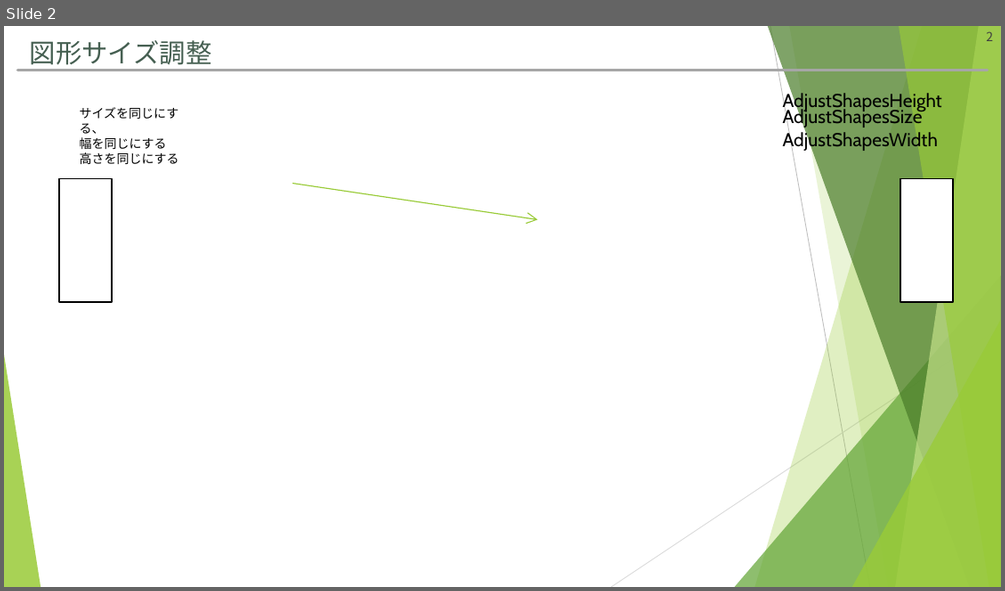
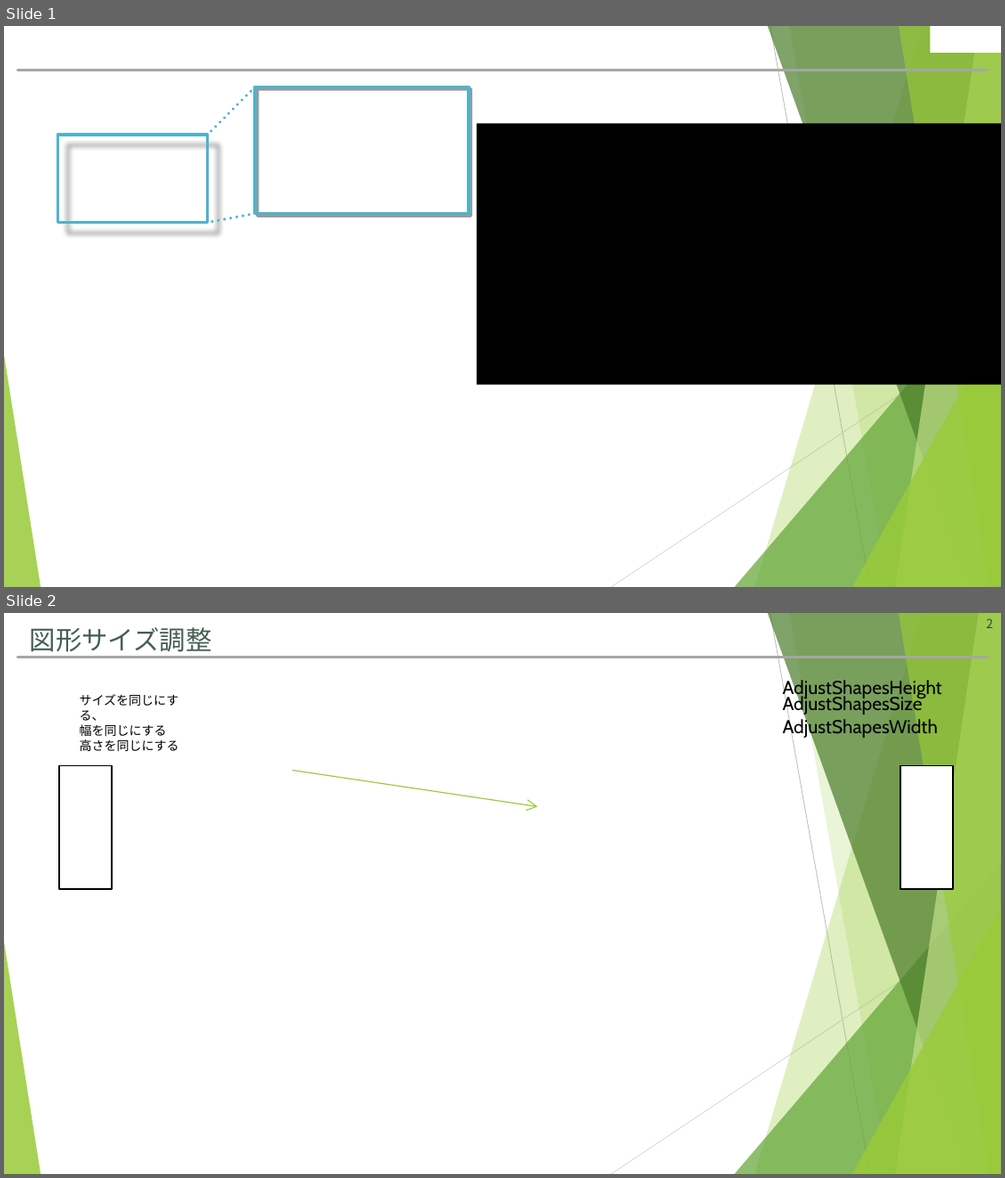
Before and after one commit to hitsuji-ga-u/pawapo, a slide deck: slide/customUI_debug.pptm. Shown one above the other, each under a label of ours: slide 2 before the commit, slides 1 and 2 after it. The pictures are 1005x591 and 1005x1178 pixels, drawn with LibreOffice and Linux fonts; fonts in the diff are those of the drawing. Boxes give left, top, right and bottom in pixels: in the first picture for what was removed or moved away, otherwise in the second. Text is boxed around its words. In the diff, an @@ line names an element or a change of style, - is before the commit and + after.

```diff
--- a/slide/customUI_debug.pptm
+++ b/slide/customUI_debug.pptm
@@ slide 1 added at (4,26,1001,587), background #FFFFFF; not listed: 11 template elements that a slide beside it also shows @@
@@ rectangle added at (930,26,1001,53), fill #FFFFFF @@
@@ line added from (255, 87) to (208, 135), #4EB3CF 3 pt dashed @@
@@ freeform shape added at (255,87,469,213), outline #4EB3CF 3 pt @@
@@ rectangle added at (477,123,1001,384), fill #000000 @@
@@ freeform shape added at (57,135,208,222), outline #4EB3CF 3 pt @@
@@ line added from (255, 214) to (208, 223), #4EB3CF 3 pt dashed @@
```
Also in this commit, not shown: 1 slide removed, 2 other files.
